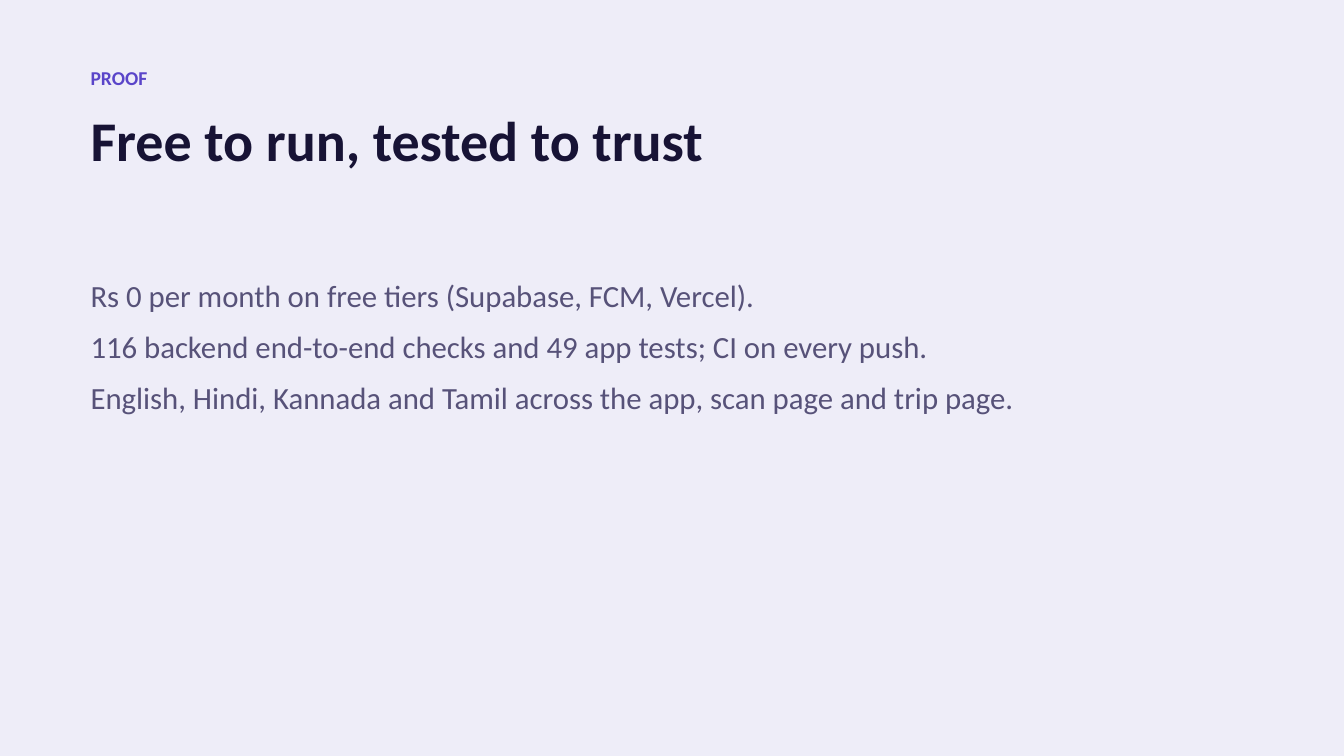
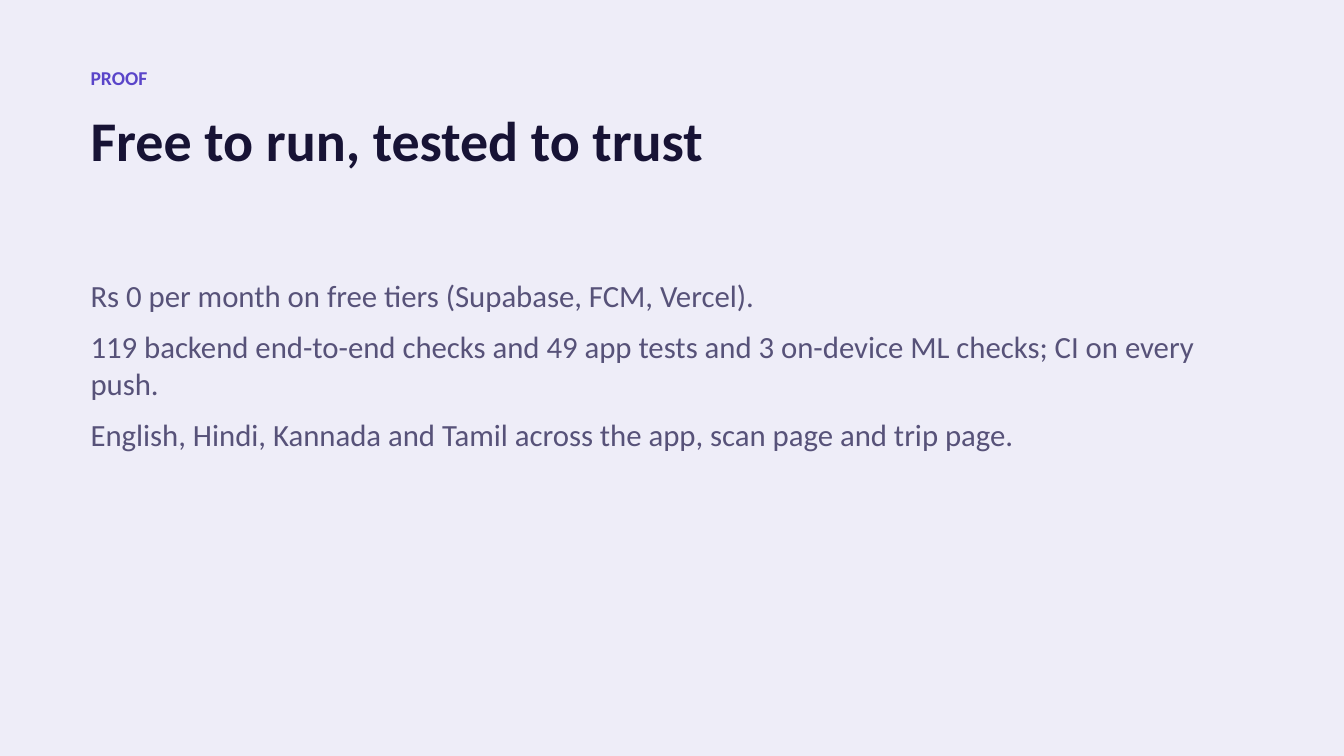
Before and after one commit to nikhilcherry/connect, a slide deck: slide 9 of docs/connect-iqoo-deck.pptx. Drawn at 1344x756 pixels with LibreOffice and Linux fonts; fonts in the diff are those of the drawing. Boxes give left, top, right and bottom in pixels: in the first picture for what was removed or moved away, otherwise in the second. Text is boxed around its words. In the diff, an @@ line names an element or a change of style, - is before the commit and + after.

```diff
--- a/docs/connect-iqoo-deck.pptx
+++ b/docs/connect-iqoo-deck.pptx
@@ text at box(91, 336, 1194, 400): text changed @@
-116 backend end-to-end checks and 49 app tests; CI on every push.
+119 backend end-to-end checks and 49 app tests and 3 on-device ML checks; CI on every push.
```
Also in this commit, not shown: 7 other files.
